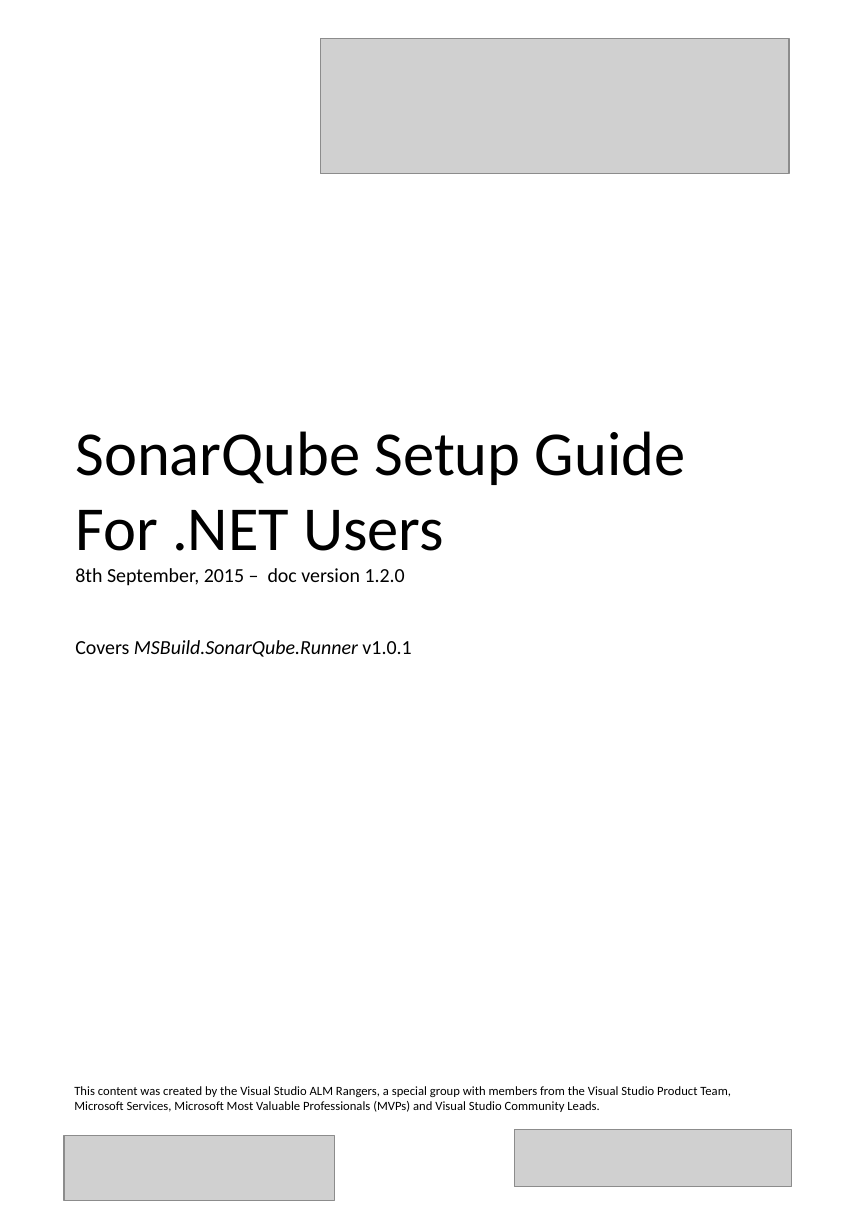
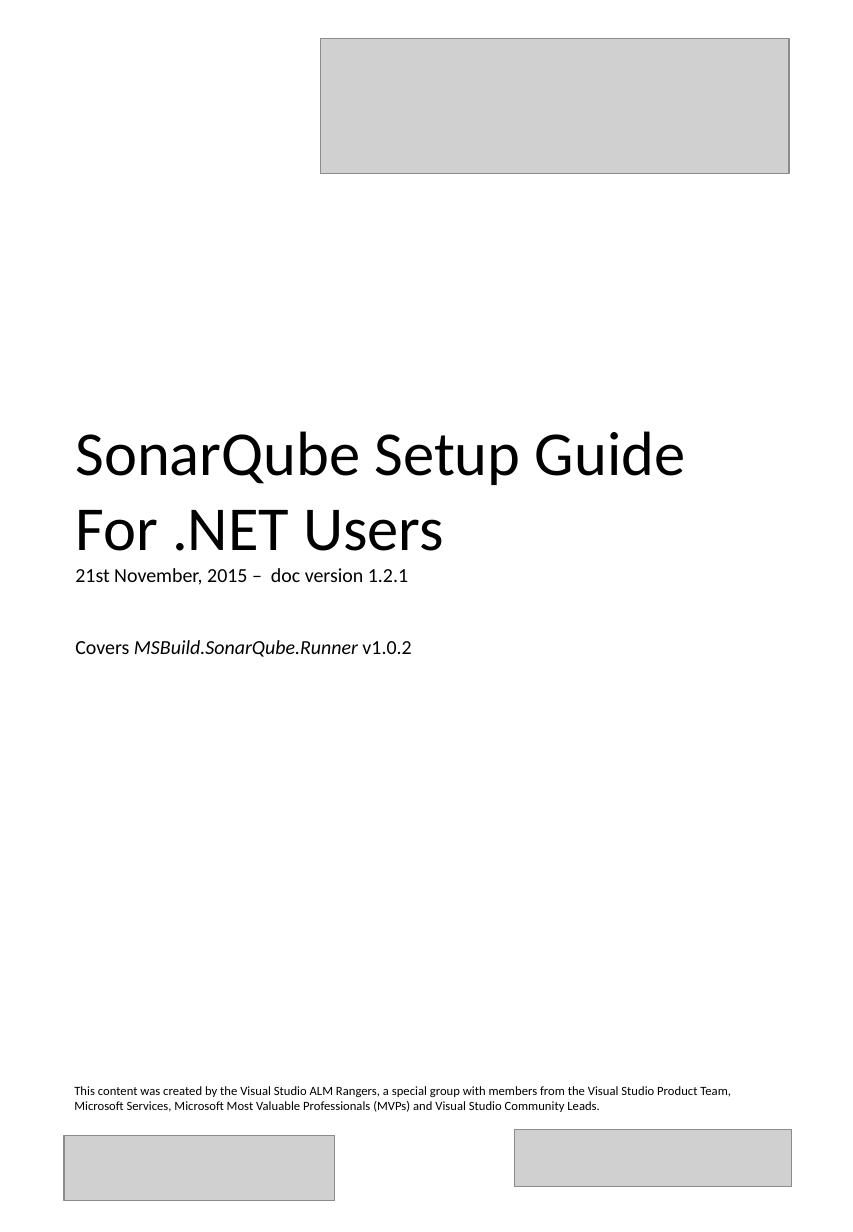
Before and after one commit to SonarSource/sonar-.net-documentation, a slide deck: slide 1 of cover.pptx. Drawn at 853x1232 pixels with LibreOffice and Linux fonts; fonts in the diff are those of the drawing; grey boxes stand for pictures. Boxes give left, top, right and bottom in pixels: in the first picture for what was removed or moved away, otherwise in the second. Text is boxed around its words. In the diff, an @@ line names an element or a change of style, - is before the commit and + after.

Commit message:
Update cover for doc release 1.2.1 (MSBR release v1.0.2)

```diff
--- a/cover.pptx
+++ b/cover.pptx
@@ title at bbox=[75, 431, 686, 657]: text changed @@
-SonarQube Setup Guide For .NET Users
-8th September, 2015 – doc version 1.2.0
-Covers MSBuild.SonarQube.Runner v1.0.1
+SonarQube Setup Guide For .NET Users
+21st November, 2015 – doc version 1.2.1
+Covers MSBuild.SonarQube.Runner v1.0.2
```
Also in this commit, not shown: 1 other file.
